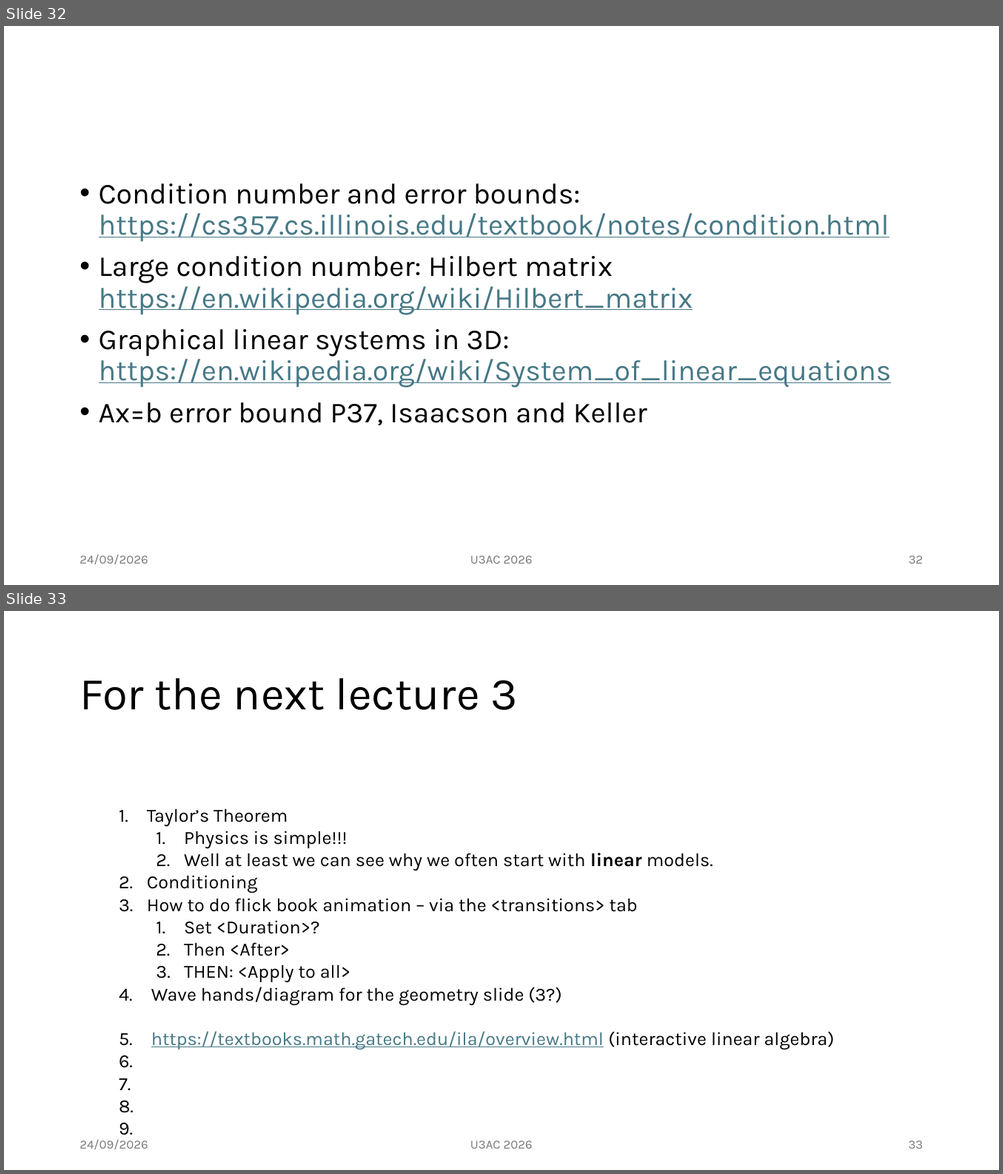
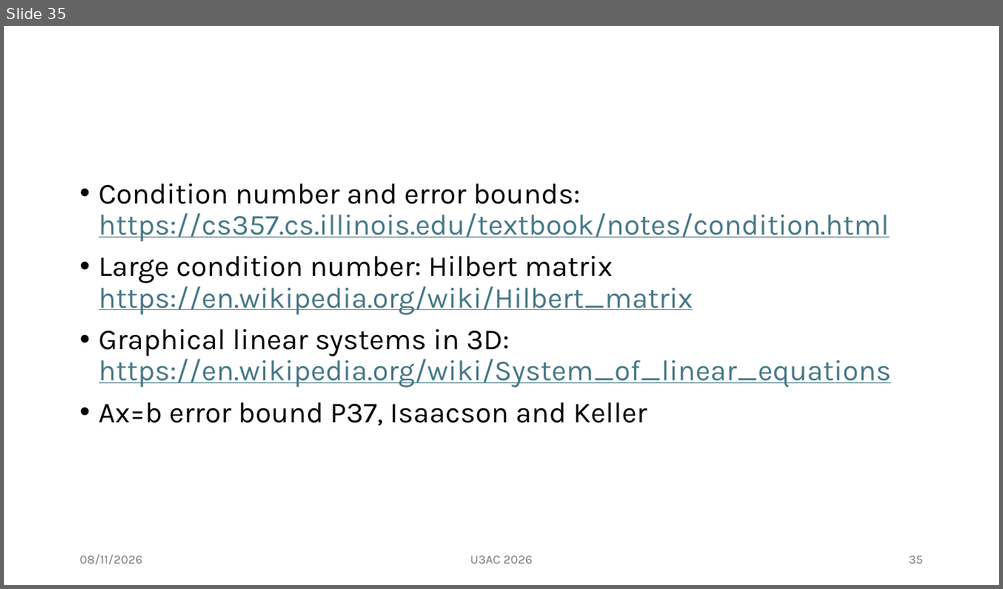
Before and after one commit to mm002a/U3AC, a slide deck: MTH04/U3AC.Lec2.pptx. Shown one above the other, each under a label of ours: slides 32 and 33 before the commit, slide 35 after it. The pictures are 1003x1174 and 1003x589 pixels, drawn with LibreOffice and Linux fonts; fonts in the diff are those of the drawing. Boxes give left, top, right and bottom in pixels: in the first picture for what was removed or moved away, otherwise in the second. Text is boxed around its words. In the diff, an @@ line names an element or a change of style, - is before the commit and + after.

```diff
--- a/MTH04/U3AC.Lec2.pptx
+++ b/MTH04/U3AC.Lec2.pptx
@@ slide 33 removed at [4,611,999,1170], background #FFFFFF @@
@@ title removed at [79,678,517,710] @@
-For the next lecture 3
@@ text removed at [147,809,834,1051] @@
-1. Taylor’s Theorem
-  1. Physics is simple!!!
-  2. Well at least we can see why we often start with linear models.
-2. Conditioning
-3. How to do flick book animation – via the <transitions> tab
-  1. Set <Duration>?
-  2. Then <After>
-  3. THEN: <Apply to all>
-4. Wave hands/diagram for the geometry slide (3?)
-5. https://textbooks.math.gatech.edu/ila/overview.html (interactive linear algebra)
@@ text removed at [79,1140,148,1150] @@
-24/09/2026
@@ text removed at [470,1141,532,1149] @@
-U3AC 2026
@@ page number removed at [908,1141,923,1149] @@
-33
@@ what was slide 32 is now slide 35 @@
@@ slide 35 changed as well @@
@@ text at [79,555,142,565]: text changed @@
-24/09/2026
+08/11/2026
@@ page number at [908,556,922,564]: text changed @@
-32
+35
```
Also in this commit, not shown: 31 other slides changed, 7 slides added, 4 other slides removed.
